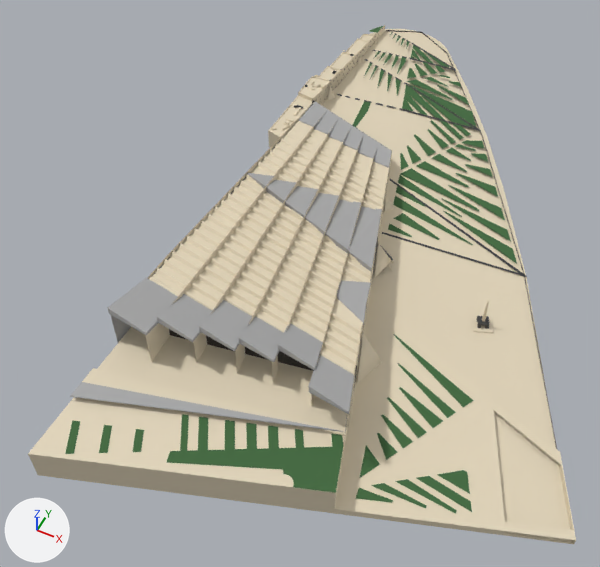
Two versions of the glTF model 20250702_museum_for_mb.glb, one commit apart.
Camera for both pictures: a camera (50 mm lens) standing at (309.0, -349.0, 621.0) and looking at (60.0, 149.0, -1.0). Lighting does not change. The marker at lower left points along +X, +Y and +Z. Where no turn or scale is listed for an object, it has been applied to the vertices.

Script lines for the objects in view, before the commit:
```python
ob_plane_002 = bpy.data.objects.new('Plane.002', me_plane_001)
ob_plane_002.location = (0.0, 0.0, 0.0)
ob_plane_002.rotation_euler = (0.0, 0.0, 3.019)  # degrees (0, 0, 173)
ob_plane_002.scale = (-1.0, -1.0, -1.0)
ob_plane_010 = bpy.data.objects.new('Plane.010', me_plane_013)
ob_plane_010.location = (0.0, 0.0, 0.0)
ob_plane_010.rotation_euler = (0.0, 0.0, 3.019)  # degrees (0, 0, 173)
ob_plane_010.scale = (-1.0, -1.0, -1.0)
ob_plane_011 = bpy.data.objects.new('Plane.011', me_plane_014)
ob_plane_011.location = (0.0, 0.0, 0.0)
ob_plane_011.rotation_euler = (0.0, 0.0, 3.019)  # degrees (0, 0, 173)
ob_plane_011.scale = (-1.0, -1.0, -1.0)
ob_plane_012 = bpy.data.objects.new('Plane.012', me_plane_015)
ob_plane_012.location = (0.0, 0.0, 0.0)
ob_plane_012.rotation_euler = (0.0, 0.0, 3.019)  # degrees (0, 0, 173)
ob_plane_012.scale = (-1.0, -1.0, -1.0)
ob_plane_017 = bpy.data.objects.new('Plane.017', me_plane_022)
ob_plane_017.location = (0.0, 0.0, 0.0)
ob_plane_017.rotation_euler = (0.0, 0.0, 3.019)  # degrees (0, 0, 173)
ob_plane_017.scale = (-1.0, -1.0, -1.0)
ob_plane_018 = bpy.data.objects.new('Plane.018', me_plane_023)
ob_plane_018.location = (0.0, 0.0, 0.0)
ob_plane_018.rotation_euler = (0.0, 0.0, 3.019)  # degrees (0, 0, 173)
ob_plane_018.scale = (-1.0, -1.0, -1.0)
ob_plane_051 = bpy.data.objects.new('Plane.051', me_plane_041)
ob_plane_051.location = (0.0, 0.0, 0.0)
ob_plane_051.rotation_euler = (0.0, 0.0, 3.019)  # degrees (0, 0, 173)
ob_plane_051.scale = (-1.0, -1.0, -1.0)
ob_plane_053 = bpy.data.objects.new('Plane.053', me_plane_049)
ob_plane_053.location = (0.0, 0.0, 0.0)
ob_plane_053.rotation_euler = (0.0, 0.0, 3.019)  # degrees (0, 0, 173)
ob_plane_053.scale = (-1.0, -1.0, -1.0)
ob_plane_075 = bpy.data.objects.new('Plane.075', me_plane_075)
ob_plane_075.location = (0.0, 0.0, 0.0)
ob_plane_075.rotation_euler = (0.0, 0.0, 3.019)  # degrees (0, 0, 173)
ob_plane_075.scale = (-1.0, -1.0, -1.0)
# also in view: 'Plane.049' at (71.0, 182.0, 47.0); 'Plane.005' at (232.0, 40.0, 8.0); 'Plane.080' at (112.0, 426.0, 5.0); 'Plane.079' at (94.0, 433.0, 5.0); 'Plane.083' at (85.0, -69.0, 35.0)
```
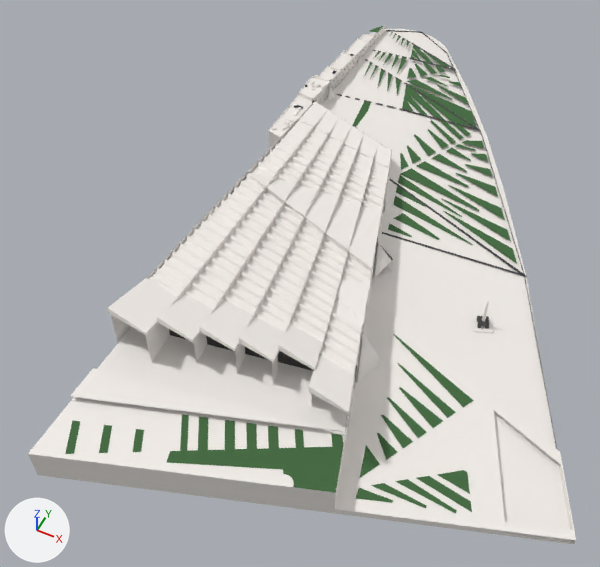
Where the change shows, as pixel boxes [x1, y1, x2, y2] in the pictures (600 x 567 px):
'Plane.017', recoloured (beige to white): [28, 29, 573, 544] in both
'Plane.018', recoloured (beige to white): [149, 122, 389, 376] in both
'Plane.049', recoloured (grey to white): [108, 102, 392, 414] in both
'Plane.012', recoloured (beige to white): [261, 121, 389, 260] in both
'Plane.011', recoloured (beige to grey): [146, 115, 374, 405] in both
'Plane.002', recoloured (beige to white): [268, 34, 379, 144] in both
'Plane.051', recoloured (beige to white): [493, 399, 576, 544] in both
'Plane.053', recoloured (beige to grey): [328, 39, 394, 383] in both
'Plane.069', recoloured (grey to white): [336, 280, 371, 330] in both
'Plane.010', recoloured: [111, 102, 347, 439] in both
'Plane.075', recoloured (beige to grey): [312, 25, 392, 427] in both
'Plane.001', recoloured (beige to white): [472, 301, 493, 334] in both

The change, as a list of edits to the scene's bpy script:
```text
Change mat_base_2:
    mat_base_2.base_color: (0.761, 0.665, 0.491) -> (0.896, 0.855, 0.815)  # beige #e2d5ba -> white #f3eee9
Change mat_roof_2:
    mat_roof_2.base_color: (0.39, 0.39, 0.39) -> (0.896, 0.855, 0.815)  # grey #a8a8a8 -> white #f3eee9
Change mat_yard_2:
    mat_yard_2.base_color: (0.761, 0.665, 0.491) -> (0.896, 0.855, 0.815)  # beige #e2d5ba -> white #f3eee9
```
